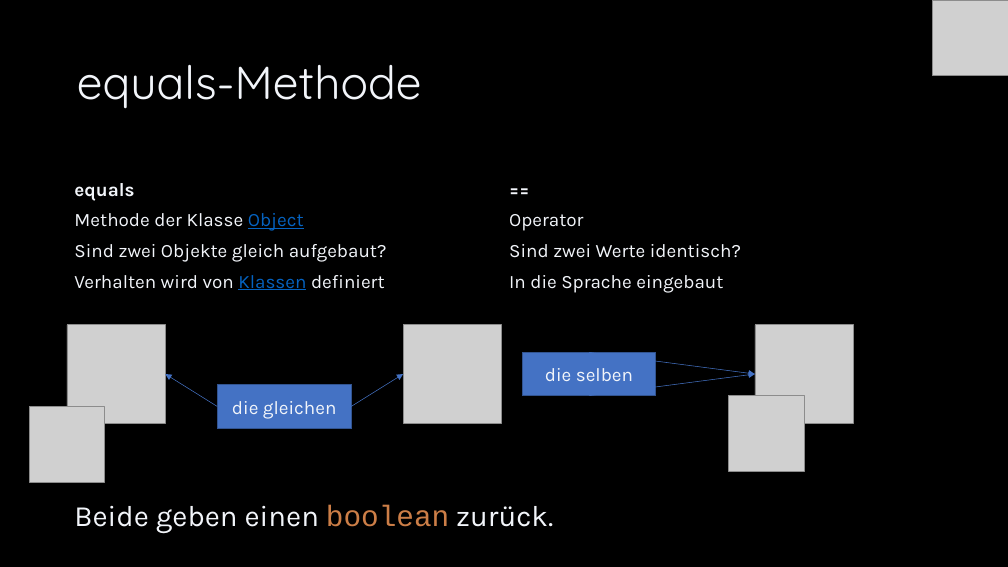
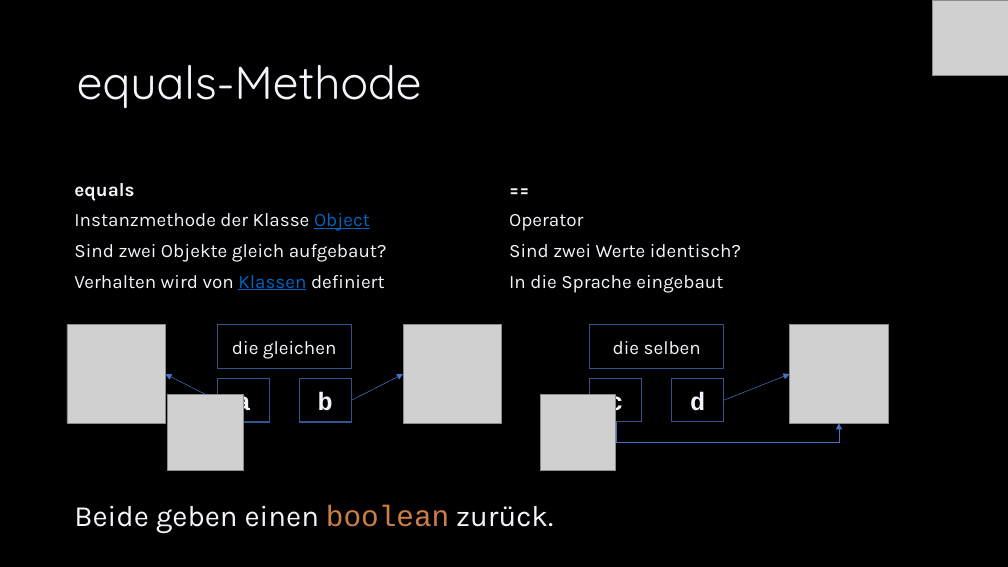
Before and after one commit to Cactusroot/Java, a slide deck: slide 36 of src/Java.pptx (slide 45 before the commit). Drawn at 1008x567 pixels with LibreOffice and Linux fonts; fonts in the diff are those of the drawing; grey boxes stand for pictures. Boxes give left, top, right and bottom in pixels: in the first picture for what was removed or moved away, otherwise in the second. Text is boxed around its words. In the diff, an @@ line names an element or a change of style, - is before the commit and + after.

```diff
--- a/src/Java.pptx
+++ b/src/Java.pptx
@@ table at <box>67,175,936,298</box> @@
-row 2, column 1: Methode der Klasse Object
+row 2, column 1: Instanzmethode der Klasse Object
@@ rectangle "die gleichen": place and size @@
-rectangle "die gleichen" at <box>217,385,351,428</box>
+rectangle "die gleichen" at <box>217,325,351,368</box>
@@ rectangle "die gleichen" at <box>217,325,351,368</box>: fill #4472C4 to none @@
@@ rectangle "die selben" at <box>590,325,724,368</box>: fill #4472C4 to none @@
@@ rectangle "die selben": place and size @@
-rectangle "die selben" at <box>523,352,656,395</box>
+rectangle "die selben" at <box>590,325,724,368</box>
@@ picture: place and size @@
-picture at <box>755,325,854,423</box>
+picture at <box>790,325,889,423</box>
@@ arrow removed from (589, 352) to (755, 374) @@
@@ arrow moved from (217, 407) - (166, 374) to (217, 401) - (166, 374) @@
@@ rectangle added at <box>217,379,269,422</box>, outline #325491 1 pt, 24 pt, text #F2F5FA, bold @@
+a
@@ rectangle added at <box>299,379,352,422</box>, outline #325491 1 pt, 24 pt, text #F2F5FA, bold @@
+b
@@ arrow moved from (352, 407) - (403, 374) to (352, 401) - (403, 374) @@
@@ rectangle added at <box>590,379,642,422</box>, outline #325491 1 pt, 24 pt, text #F2F5FA, bold @@
+c
@@ rectangle added at <box>672,379,724,422</box>, outline #325491 1 pt, 24 pt, text #F2F5FA, bold @@
+d
@@ arrow moved from (589, 395) - (755, 374) to (724, 400) - (790, 374) @@
@@ picture: place and size @@
-picture at <box>29,407,104,482</box>
+picture at <box>168,395,243,470</box>
@@ picture: place and size @@
-picture at <box>729,395,805,471</box>
+picture at <box>541,395,616,470</box>
@@ elbow arrow added from (616, 422) to (839, 423), #4472C4 0.5 pt @@
```
Also in this commit, not shown: 23 other slides changed, 9 slides added, 2 slides removed, 2 other files.
